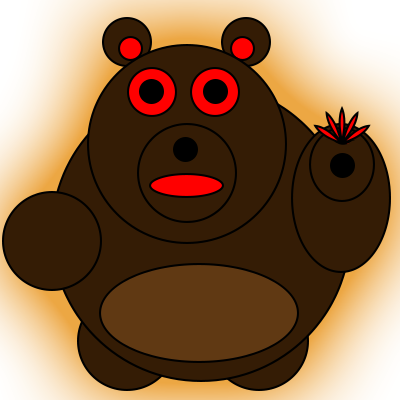
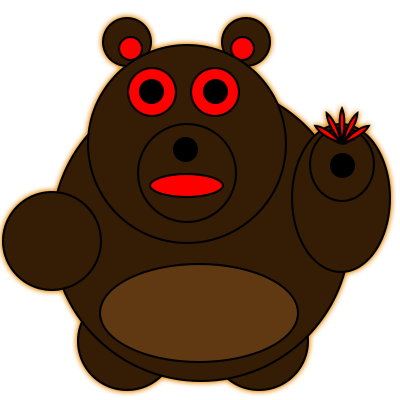
Before/after of a 400×400 layered artwork. What changed in the layer stack:
pixels changed over 0, 0, 400, 400 (layer not identified)
